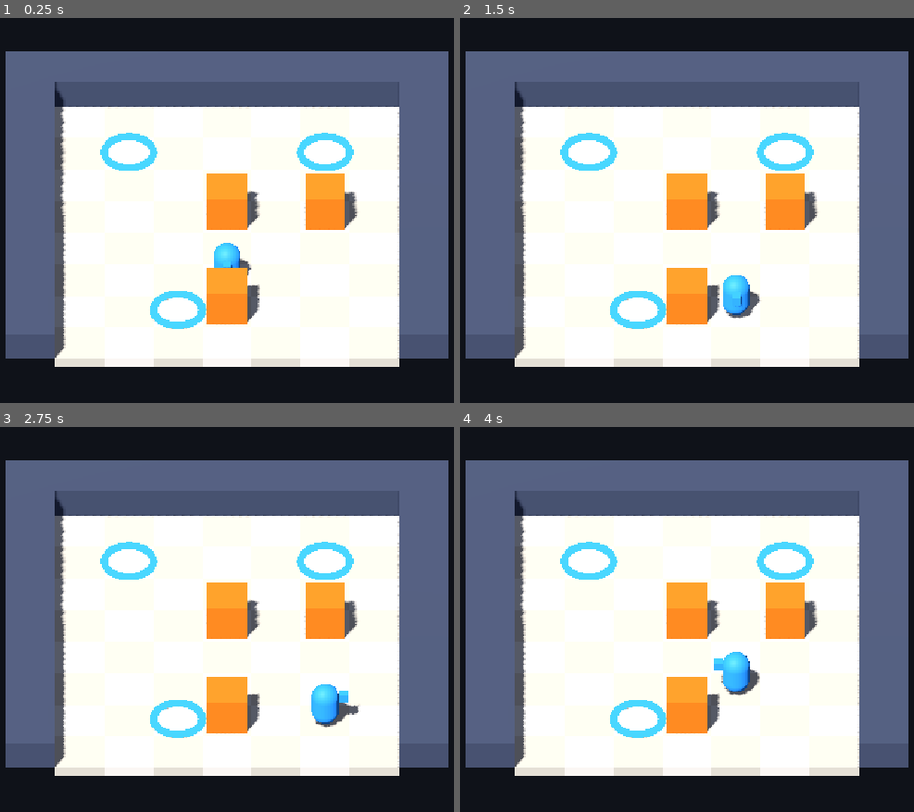
Above: before the commit, frames 1-4 (two rows, left to right).
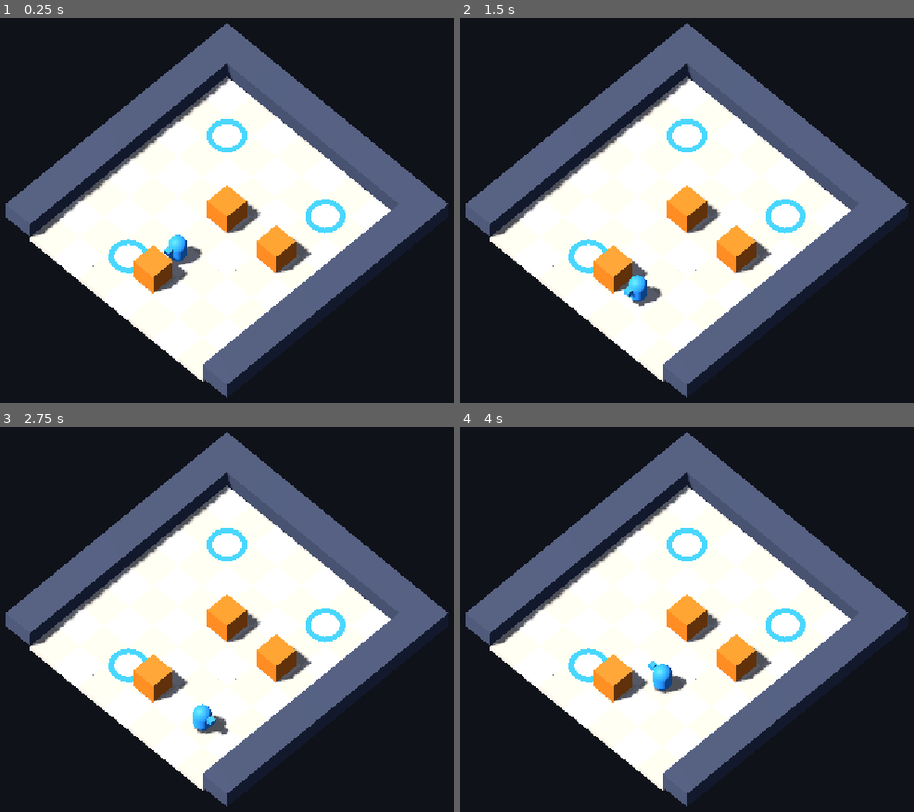
Above: after the commit, the same moments.

Repository: 314857493/game-studio
Game: Godot game, scene res://scenes/main.tscn
The game is run twice, just before and just after one commit, with the same random seed, the same clock (stepped at 60 frames per second) and the same inputs.
Inputs:
- Up to frame 1 (0.25 s): no input
- Up to frame 2 (1.5 s): tap Enter at 0.5 s; hold Right (move_right) 0.53-1.28 s; tap Space at 1.25 s; hold Down (move_down) from 1.28 s (still down)
- Up to frame 3 (2.75 s): tap Enter at 2 s; release Down (move_down) at 2.03 s; hold Right (move_right) from 2.03 s (still down)
- Up to frame 4 (4 s): tap Space at 2.75 s; release Right (move_right) at 2.78 s; hold Up (move_up) 2.78-3.53 s; tap Enter at 3.5 s; hold Left (move_left) from 3.53 s (still down)

The runs differ from the first frame. In frame 1, 55% of the frame differs, in the area x 1-99%, y 1-99%; in frame 2, 55%; in frame 3, 54%; in frame 4, 54%.

Commit message:
story: switch the playable core to the isometric camera

Diff:
--- a/scenes/main.tscn
+++ b/scenes/main.tscn
@@ -7,7 +7,7 @@
 
 [node name="Camera" type="Camera3D" parent="."]
 projection = 1
-size = 8.5
+size = 12.0
 current = true
 
 [node name="Sun" type="DirectionalLight3D" parent="."]
--- a/src/game.gd
+++ b/src/game.gd
@@ -33,8 +33,9 @@
 const GOAL_RING_SEGMENTS := 8
 
 const CAMERA_DISTANCE := 20.0
-const CAMERA_PITCH_DEGREES := 40.0
-const CAMERA_SIZE := 8.5
+const CAMERA_PITCH_DEGREES := 55.0
+const CAMERA_YAW_DEGREES := 45.0
+const CAMERA_SIZE := 12.0
 const CAMERA_NEAR := 0.05
 const CAMERA_FAR := 100.0
 const SUN_ROTATION_DEGREES := Vector3(-55.0, -30.0, 0.0)
@@ -281,8 +282,11 @@
 	camera.near = CAMERA_NEAR
 	camera.far = CAMERA_FAR
 	var pitch := deg_to_rad(CAMERA_PITCH_DEGREES)
+	var yaw := deg_to_rad(CAMERA_YAW_DEGREES)
 	camera.position = Vector3(
-		0.0, sin(pitch) * CAMERA_DISTANCE, cos(pitch) * CAMERA_DISTANCE
+		sin(yaw) * cos(pitch) * CAMERA_DISTANCE,
+		sin(pitch) * CAMERA_DISTANCE,
+		cos(yaw) * cos(pitch) * CAMERA_DISTANCE,
 	)
 	camera.look_at(Vector3.ZERO, Vector3.UP)
 
